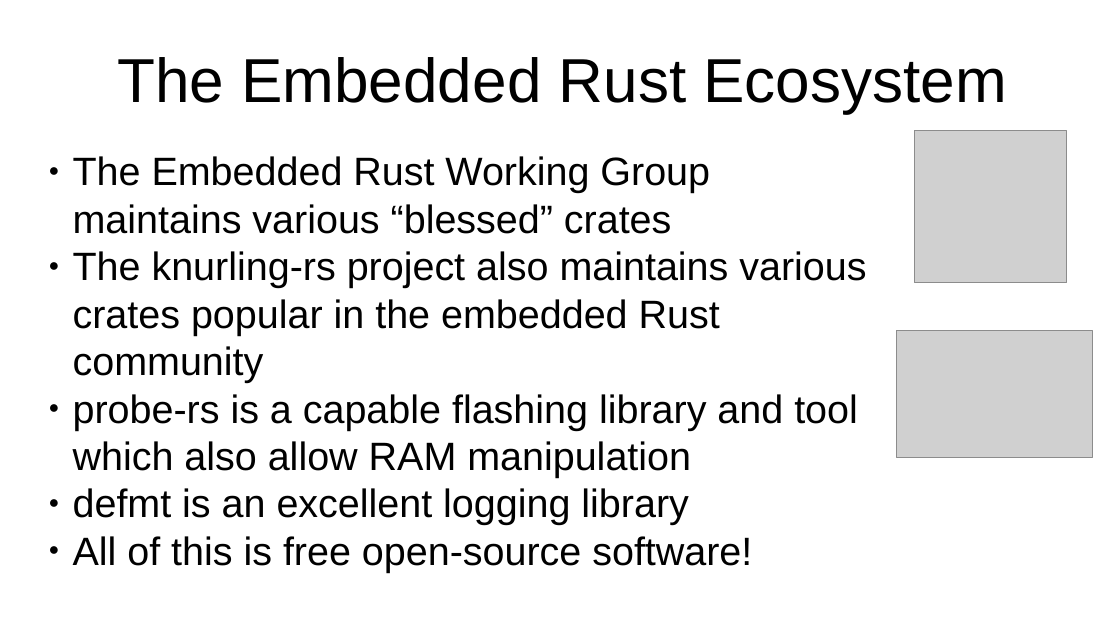
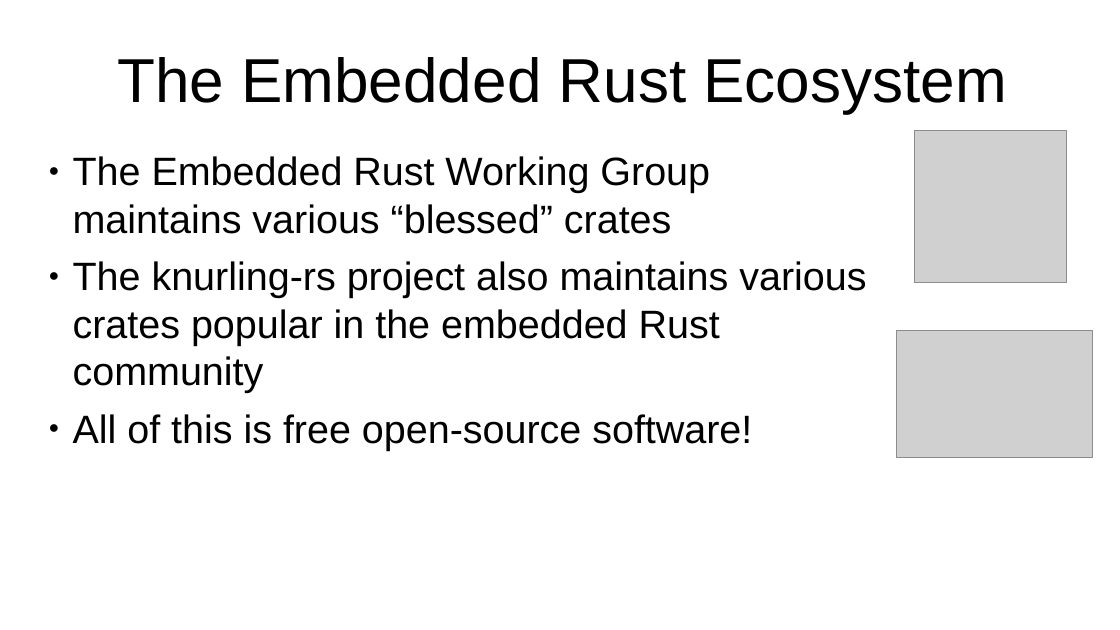
Before and after one commit to us-irs/embedded-rust-workshop, a slide deck: slide 4 of slides/embedded-rust-workshop.odp. Drawn at 1120x630 pixels with LibreOffice and Linux fonts; fonts in the diff are those of the drawing; grey boxes stand for pictures. Boxes give left, top, right and bottom in pixels: in the first picture for what was removed or moved away, otherwise in the second. Text is boxed around its words. In the diff, an @@ line names an element or a change of style, - is before the commit and + after.

```diff
--- a/slides/embedded-rust-workshop.odp
+++ b/slides/embedded-rust-workshop.odp
@@ text "The Embedded Rust Working Group ..." at (x1=73, y1=156, x2=866, y2=451): more space between paragraphs @@
@@ text at (x1=73, y1=394, x2=858, y2=525): paragraphs removed @@
-● probe-rs is a capable flashing library and tool which also allow RAM manipulation
-● defmt is an excellent logging library
```
Also in this commit, not shown: 2 other slides changed, 3 slides added.
